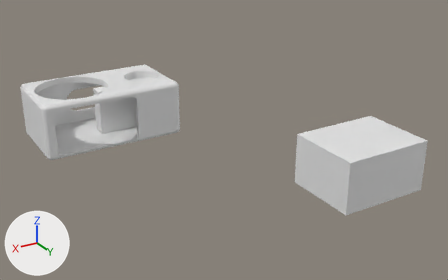
What one commit did to the Blender file New Folder/Untitled.blend.
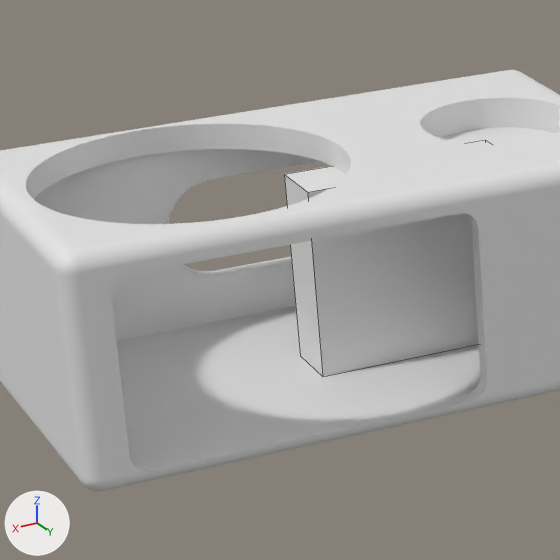
Each version appears first whole from a 50 mm camera at (0.1603, 0.4619, 0.1772) aimed at (-0.0569, 0.0998, -0.0039), and next in a close-up on the part from 6% to 35% of the width and 17% to 63% of the height. The lights are fixed; the arrows at lower left show +X, +Y and +Z. The older version's two pictures come first. The close-ups show mesh edges as thin lines.
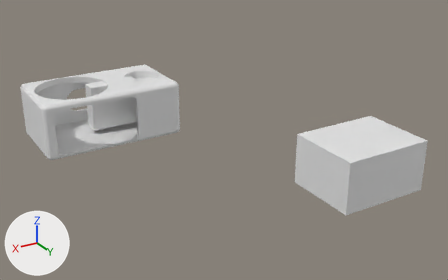
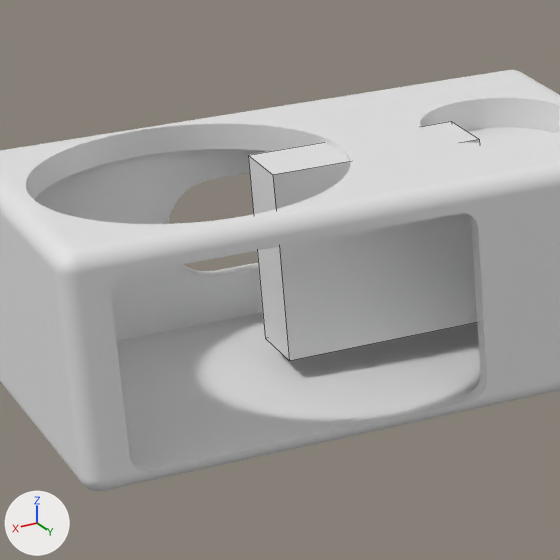
Commit message: Update Untitled.blend in New Folder

Where the newer file only moved an object's origin or applied its transform, the numbers keep the older frame.

Changed parts and their boxes (x1, y1, x2, y2) in the close-ups (560 x 560 px):
'Cube.003', reshaped
    before: (284, 140, 489, 376)
    after: (248, 121, 479, 361)

Edits to the bpy script that builds the scene:
```text
Change me_cube_004:
    used by ob_cube_003; location = (-0.0157, 0.0017, -0.001); scale = (0.346, 0.192, 0.784)
    before: 0 (0.0579, -0.0312, 0.0229) at pixel (284, 174), 1 (0.0579, 0.0312, 0.023) at pixel (307, 192), 2 (0.0579, -0.0312, -0.023) at pixel (300, 355), 3 (0.0579, 0.0312, -0.0229) at pixel (322, 376), 4 (-0.0579, -0.0312, 0.0229) at pixel (485, 139)
    before: 5 (-0.0579, 0.0312, 0.023), 6 (-0.0579, -0.0312, -0.023), 7 (-0.0579, 0.0312, -0.0229)
    remove me_cube_004.from_pydata(...)  # 8 vertices, 6 faces; spans x -0.0579..0.0579, y -0.0312..0.0312, z -0.023..0.023
    add me_cube_004.from_pydata(...)  # 8 vertices, 6 faces; spans x -0.0412..0.0745, y -0.0425..0.0252, z -0.0179..0.0281
    me_cube_004 part 1
    add for i in [0, 2, 4, 6]: me_cube_004.vertices[i].co += Vector((0.0166, -0.0112, 0.0051))
    add for i in [1, 3, 5, 7]: me_cube_004.vertices[i].co += Vector((0.0166, -0.006, 0.0051))
```
